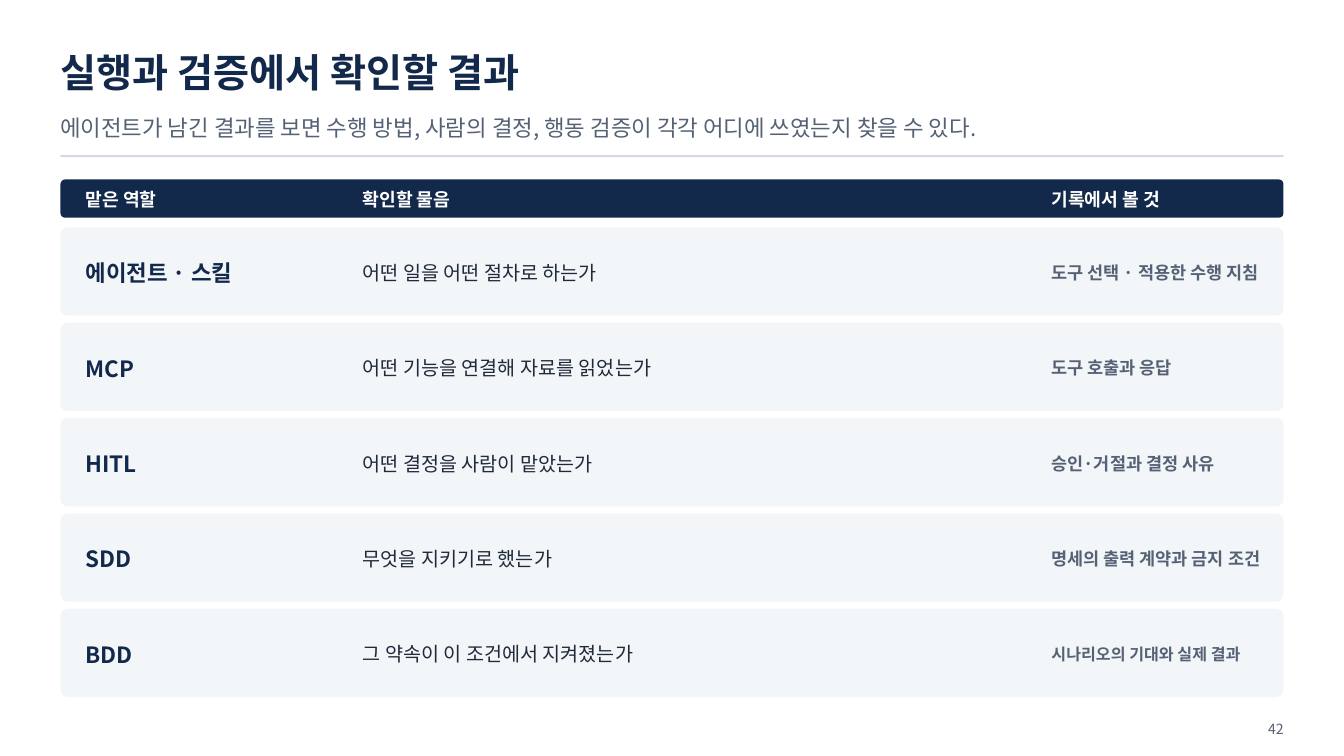
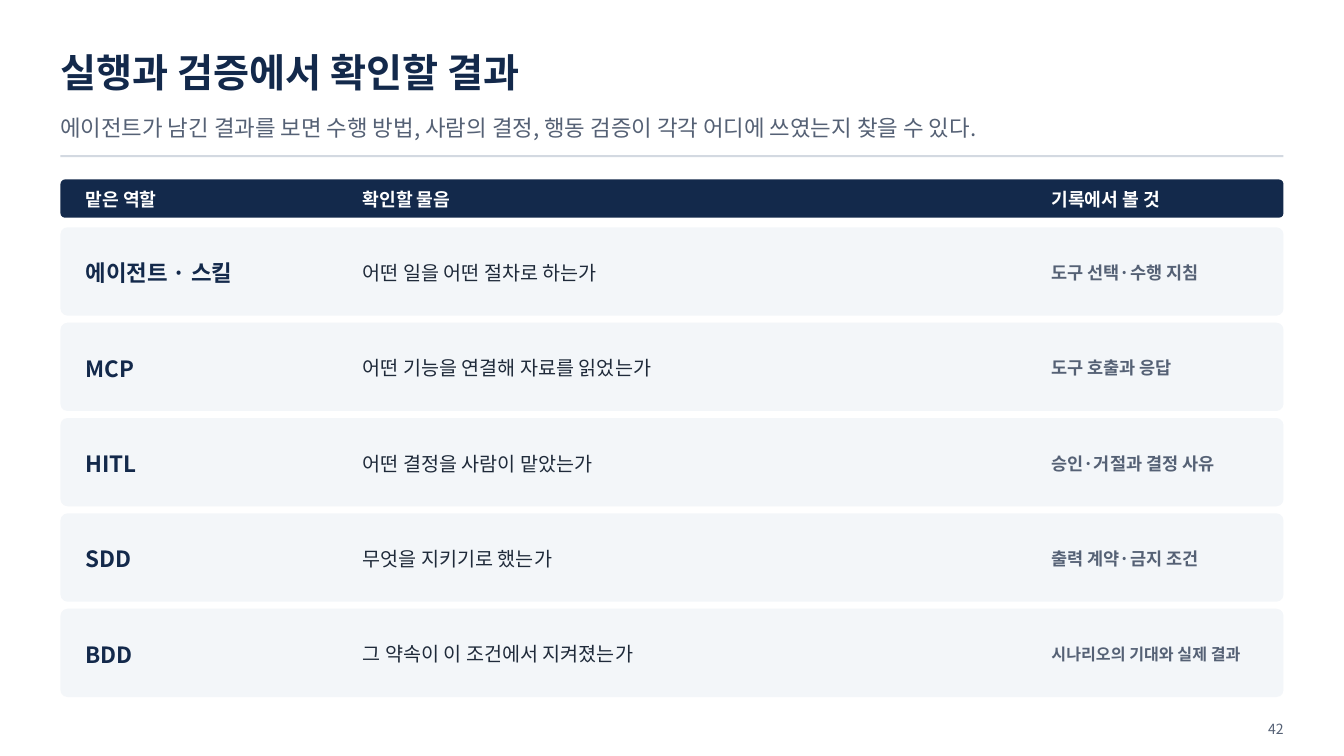
Before and after one commit to uengine-oss/hyd-iot-edu, a slide deck: slide 42 of workspace/강의제작/산출물/통합반/이론/08회차/통합반_08일차.pptx. Drawn at 1344x756 pixels with LibreOffice and Linux fonts; fonts in the diff are those of the drawing. Boxes give left, top, right and bottom in pixels: in the first picture for what was removed or moved away, otherwise in the second. Text is boxed around its words. In the diff, an @@ line names an element or a change of style, - is before the commit and + after.

```diff
--- a/workspace/강의제작/산출물/통합반/이론/08회차/통합반_08일차.pptx
+++ b/workspace/강의제작/산출물/통합반/이론/08회차/통합반_08일차.pptx
@@ text at (1051, 264, 1198, 281): text changed @@
-도구 선택 · 적용한 수행 지침
+도구 선택·수행 지침
@@ text at (1051, 550, 1198, 567): text changed @@
-명세의 출력 계약과 금지 조건
+출력 계약·금지 조건
```
Also in this commit, not shown: 3 other slides changed, 23 other files.
